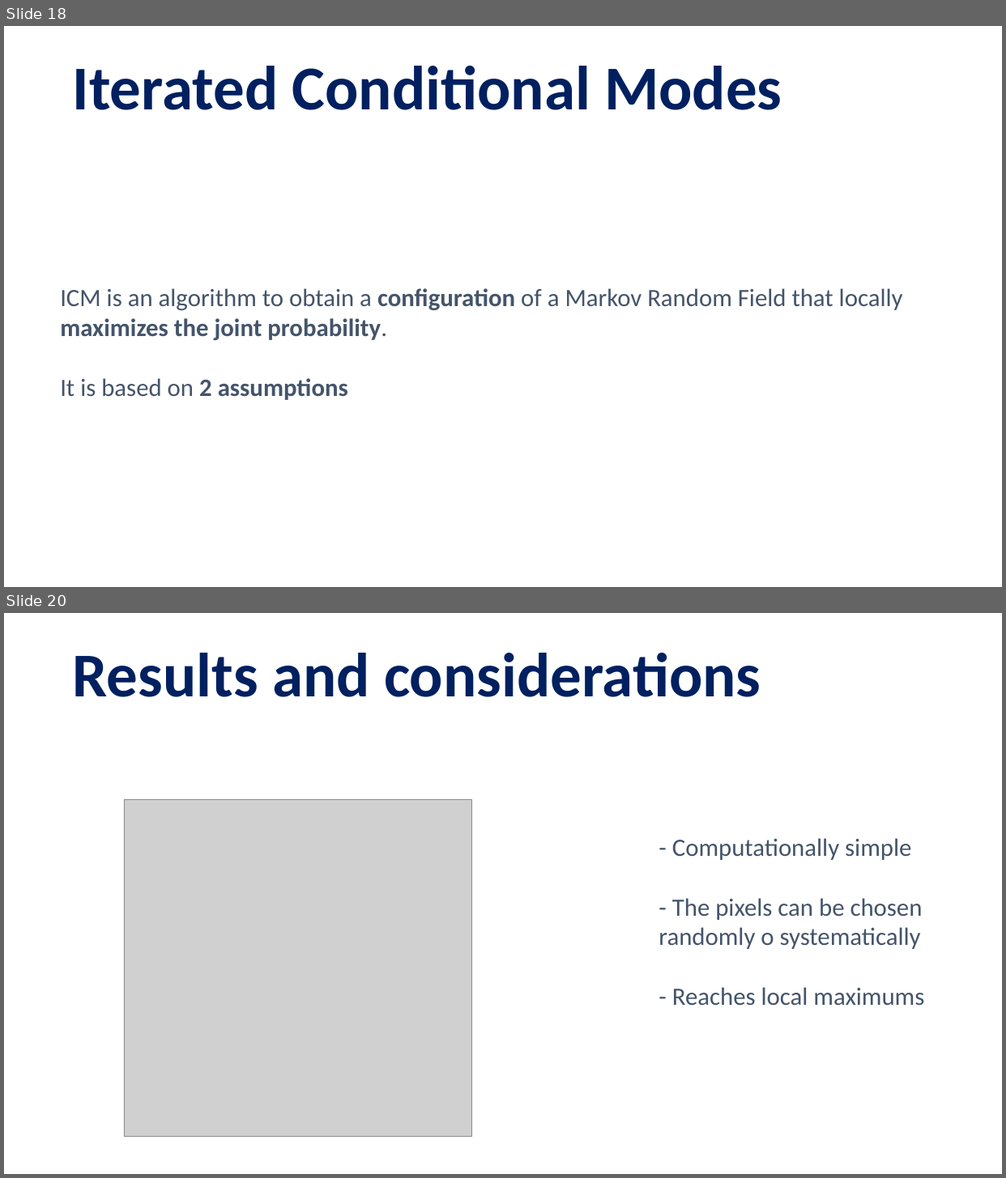
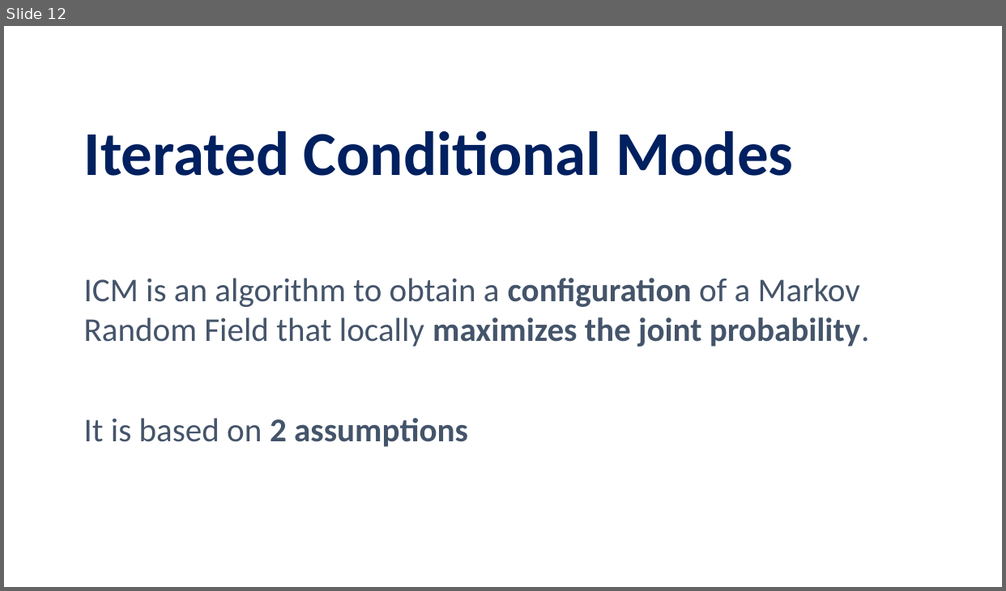
Before and after one commit to pettepiero/Ising-image-denoising, a slide deck: pml.pptm. Shown one above the other, each under a label of ours: slides 18 and 20 before the commit, slide 12 after it; the slides between them are not shown. The pictures are 1006x1178 and 1006x591 pixels, drawn with LibreOffice and Linux fonts; fonts in the diff are those of the drawing; grey boxes stand for pictures. Boxes give left, top, right and bottom in pixels: in the first picture for what was removed or moved away, otherwise in the second. Text is boxed around its words. In the diff, an @@ line names an element or a change of style, - is before the commit and + after.

```diff
--- a/pml.pptm
+++ b/pml.pptm
@@ slide 20 removed at box(4, 613, 1002, 1174), background #FFFFFF @@
@@ title removed at box(73, 653, 761, 697) @@
-Results and considerations
@@ picture removed at box(124, 800, 472, 1137) @@
@@ text removed at box(658, 838, 924, 1005) @@
-- Computationally simple
-- The pixels can be chosen randomly o systematically
-- Reaches local maximums
@@ what was slide 18 is now slide 12 @@
@@ slide 12 changed as well @@
@@ title "Iterated Conditional Modes": place and size @@
-title "Iterated Conditional Modes" at box(73, 66, 782, 110)
+title "Iterated Conditional Modes" at box(84, 131, 793, 176)
@@ text "ICM is an algorithm to ...": place and size @@
-text "ICM is an algorithm to ..." at box(60, 288, 903, 400)
+text "ICM is an algorithm to ..." at box(84, 278, 870, 447)
@@ text "ICM is an algorithm to ..." at box(84, 278, 870, 447): size 24 to 32 pt @@
```
Also in this commit, not shown: 5 other slides changed, 11 slides added, 14 other slides removed.
